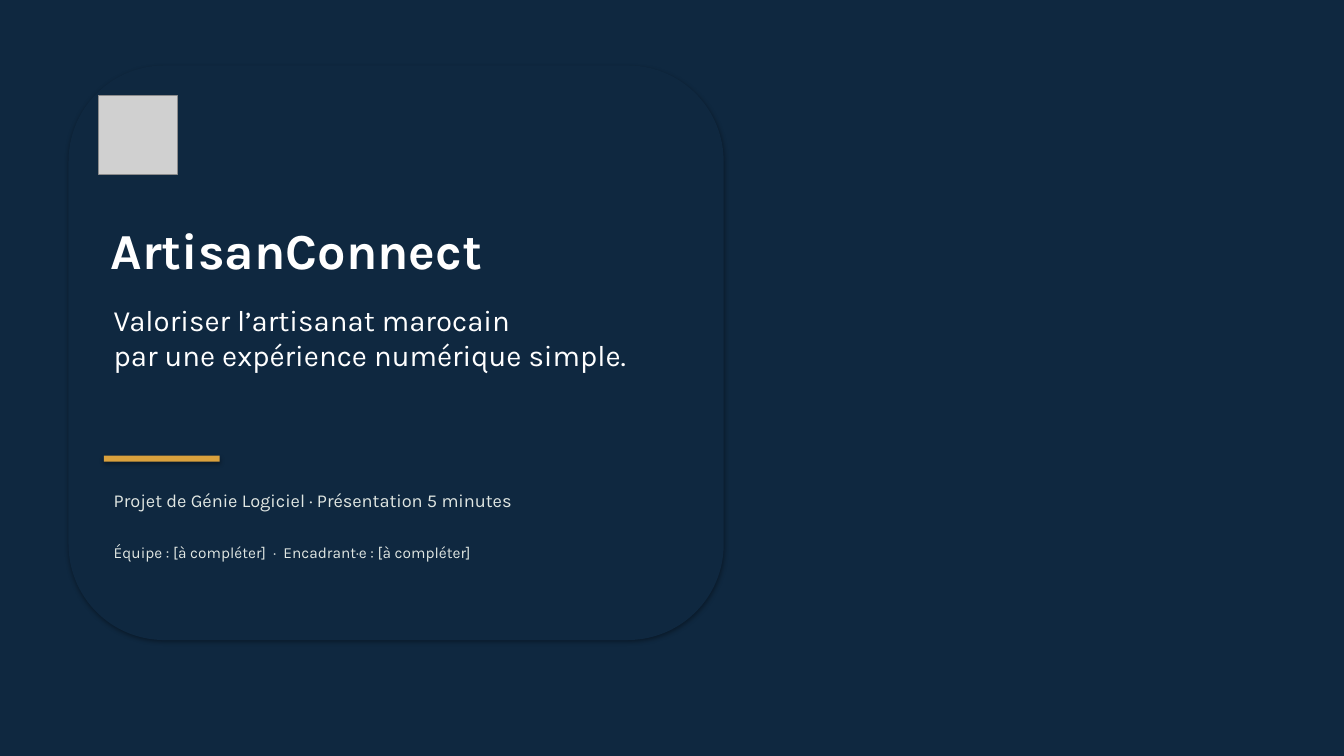
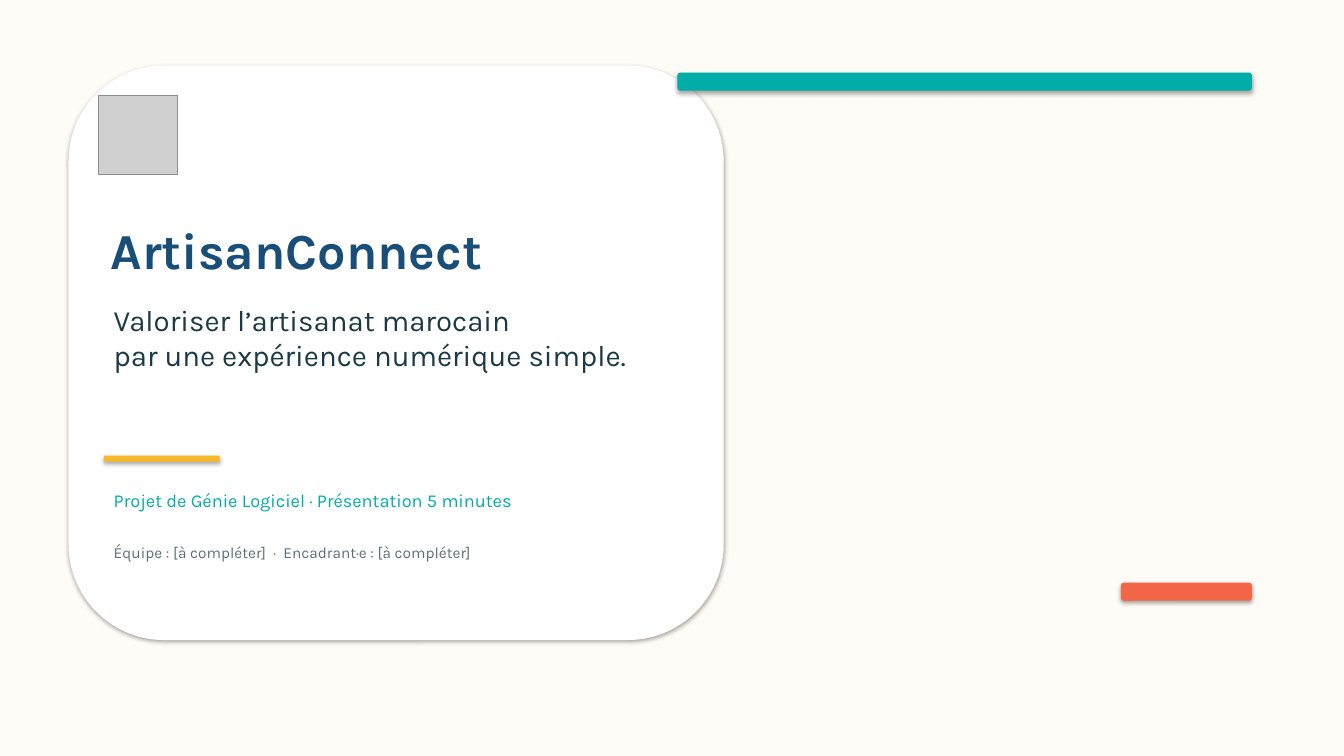
Before and after one commit to Oumaima-El-Badraouy/SELMB, a slide deck: slide 1 of ArtisanConnect_Dossier_Projet/05_Presentation/05_Presentation_ArtisanConnect.pptx. Drawn at 1344x756 pixels with LibreOffice and Linux fonts; fonts in the diff are those of the drawing; grey boxes stand for pictures; background and template pictures are left out; a plain dark background stands for a picture behind light text. Boxes give left, top, right and bottom in pixels: in the first picture for what was removed or moved away, otherwise in the second. Text is boxed around its words. In the diff, an @@ line names an element or a change of style, - is before the commit and + after.

```diff
--- a/ArtisanConnect_Dossier_Projet/05_Presentation/05_Presentation_ArtisanConnect.pptx
+++ b/ArtisanConnect_Dossier_Projet/05_Presentation/05_Presentation_ArtisanConnect.pptx
@@ rectangle at [0, 0, 1344, 756]: fill #0F2840 to #FFFBF6 @@
@@ rounded rectangle at [69, 66, 724, 640]: fill #0F2840 to #FFFFFF @@
@@ rounded rectangle added at [678, 73, 1252, 91], fill #00ADA9 @@
@@ text "ArtisanConnect" at [111, 233, 483, 270]: text colour #FFFFFF to #194E78 @@
@@ text "Valoriser l’artisanat marocain par une ..." at [114, 310, 626, 373]: text colour #FFFFFF to #1C3948 @@
@@ rectangle at [104, 456, 220, 462]: fill #DAA13D to #F7B829 @@
@@ text "Projet de Génie Logiciel · ..." at [114, 493, 512, 512]: text colour #E1E7E3 to #00ADA9 @@
@@ text "Équipe : [à compléter] · ..." at [114, 545, 471, 562]: text colour #E1E7E3 to #5B6E77 @@
@@ rounded rectangle added at [1121, 583, 1252, 601], fill #F46746 @@
```
Also in this commit, not shown: 9 other slides changed, 1 other file.
